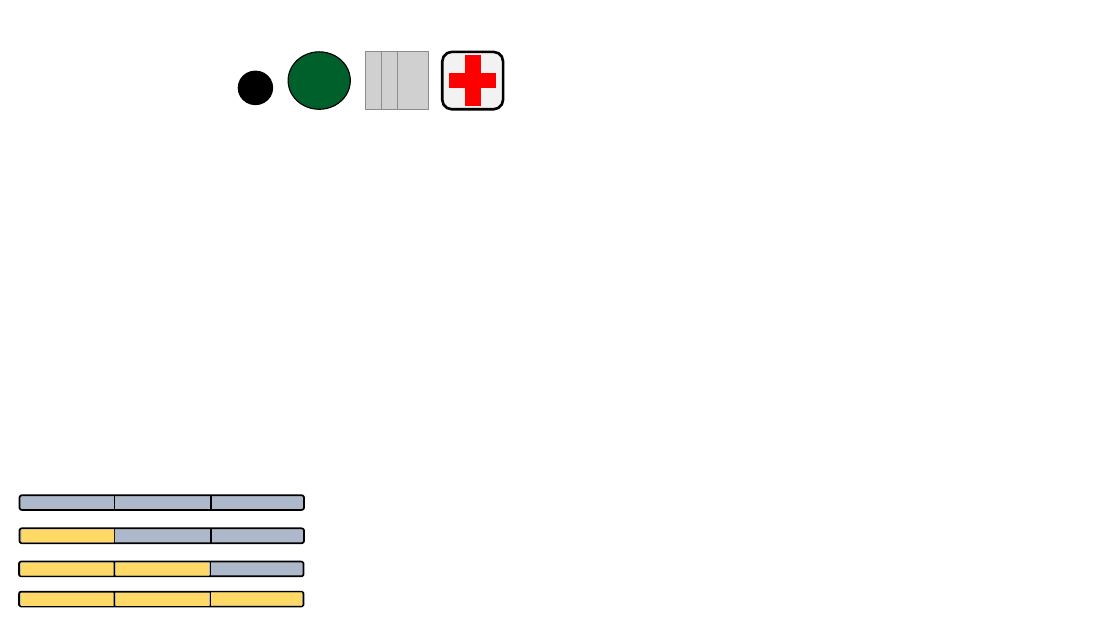
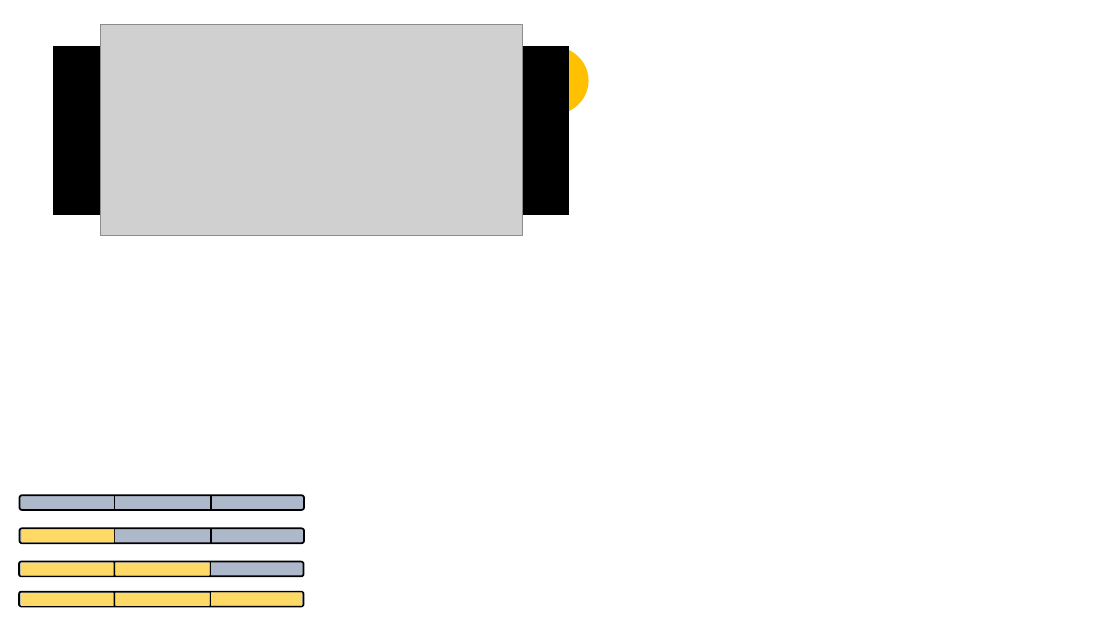
Before and after one commit to RodrigoTeran/Online-Web-Game-TimeOfWar.io-, a slide deck: slide 7 of Info/Dinámica del juego.pptx. Drawn at 1120x630 pixels with LibreOffice and Linux fonts; fonts in the diff are those of the drawing; grey boxes stand for pictures. Boxes give left, top, right and bottom in pixels: in the first picture for what was removed or moved away, otherwise in the second. Text is boxed around its words. In the diff, an @@ line names an element or a change of style, - is before the commit and + after.

```diff
--- a/Info/Dinámica del juego.pptx
+++ b/Info/Dinámica del juego.pptx
@@ picture added at [100,25,522,236] @@
@@ rectangle added at [54,47,568,214], fill #000000, outline #000000 1 pt @@
@@ ellipse removed at [288,52,350,109] @@
@@ picture removed at [366,52,397,109] @@
@@ picture removed at [381,52,413,109] @@
@@ picture removed at [397,52,429,109] @@
@@ plus sign removed at [442,47,504,114] @@
@@ rounded rectangle removed at [443,52,503,109] @@
@@ ellipse added at [518,47,588,114], fill #FFC000, outline #FFC000 1 pt, 36 pt, text #806000, bold @@
+$
@@ ellipse removed at [239,71,273,105] @@
```
Also in this commit, not shown: 7 other files.
